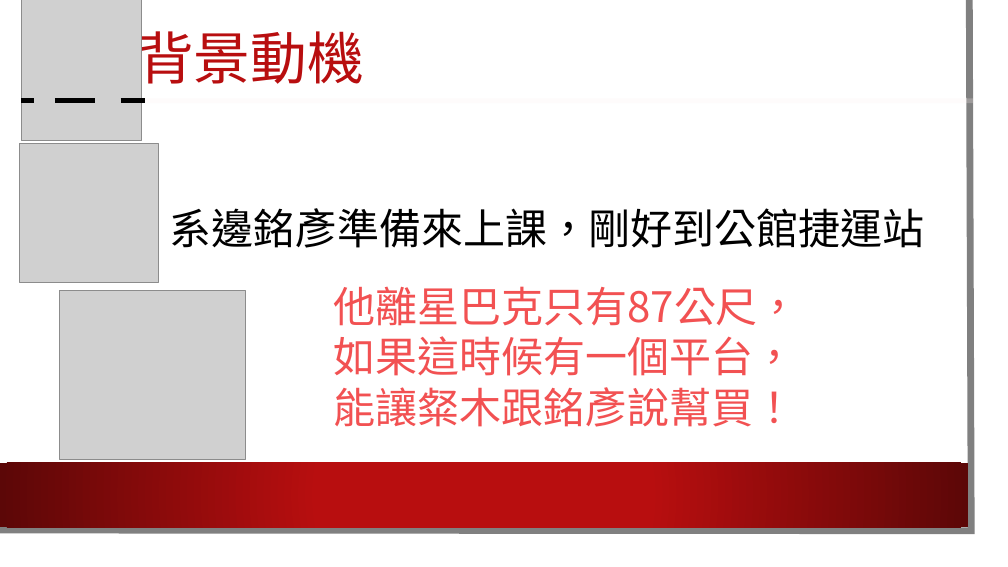
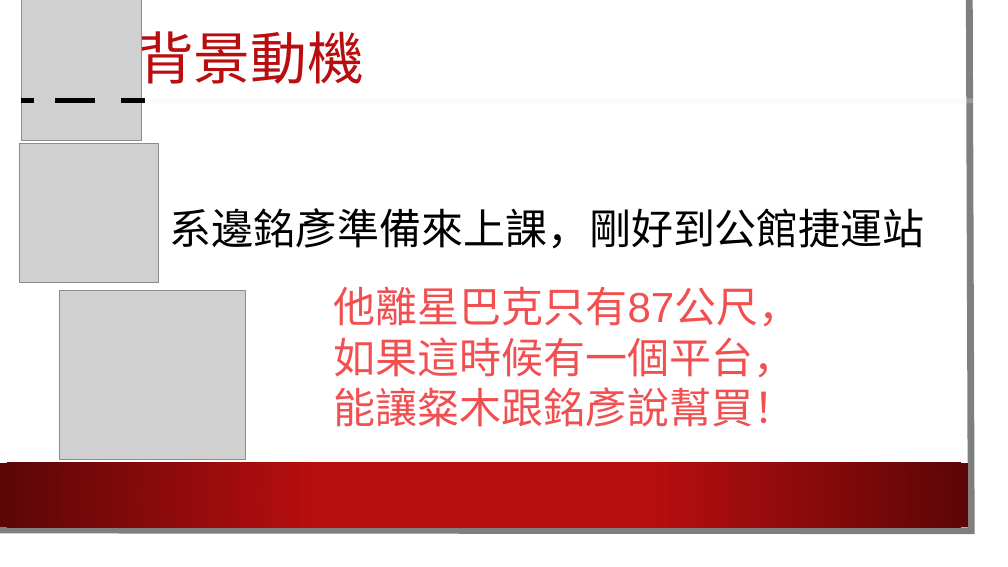
Before and after one commit to NTUST/105-team19, a slide deck: slide 4 of 懶人包.pptx. Drawn at 1008x567 pixels with LibreOffice and Linux fonts; fonts in the diff are those of the drawing; grey boxes stand for pictures; background and template pictures are left out. Boxes give left, top, right and bottom in pixels: in the first picture for what was removed or moved away, otherwise in the second. Text is boxed around its words. In the diff, an @@ line names an element or a change of style, - is before the commit and + after.

```diff
--- a/懶人包.pptx
+++ b/懶人包.pptx
@@ freeform shape at (0,0,972,531): outline #808080 6.5 pt to #7F7F7F 6.5 pt @@
@@ rectangle removed at (0,0,991,550) @@
@@ text "系邊銘彥準備來上課，剛好到公館捷運站" at (170,208,925,249): font Noto Sans CJK JP to Arial @@
@@ text "他離星巴克只有87公尺，" at (334,286,800,427): font Noto Sans CJK JP to Arial, text colour #F25152 to #F24F51 @@
```
Also in this commit, not shown: 22 other slides changed, 1 other file.
